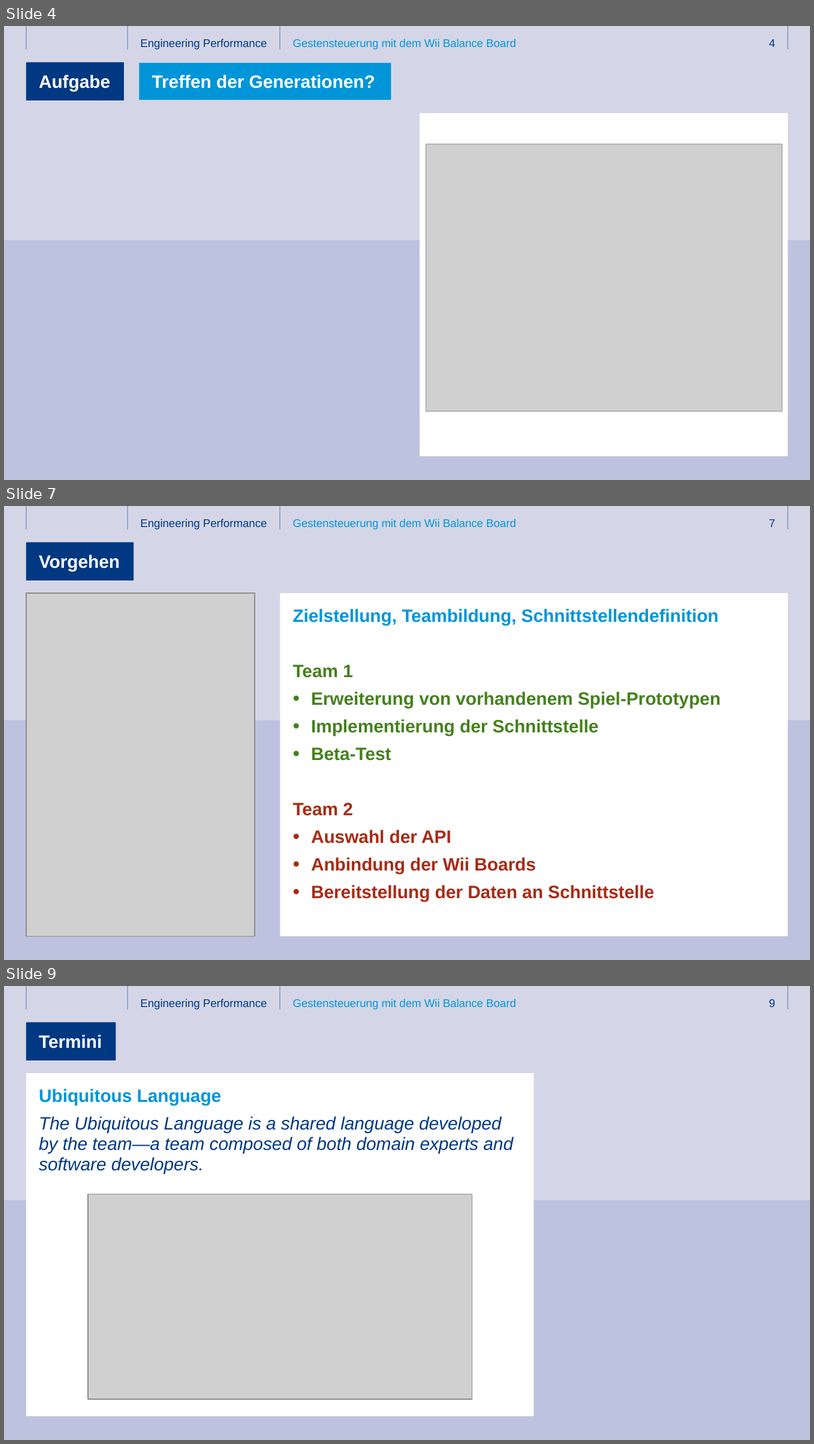
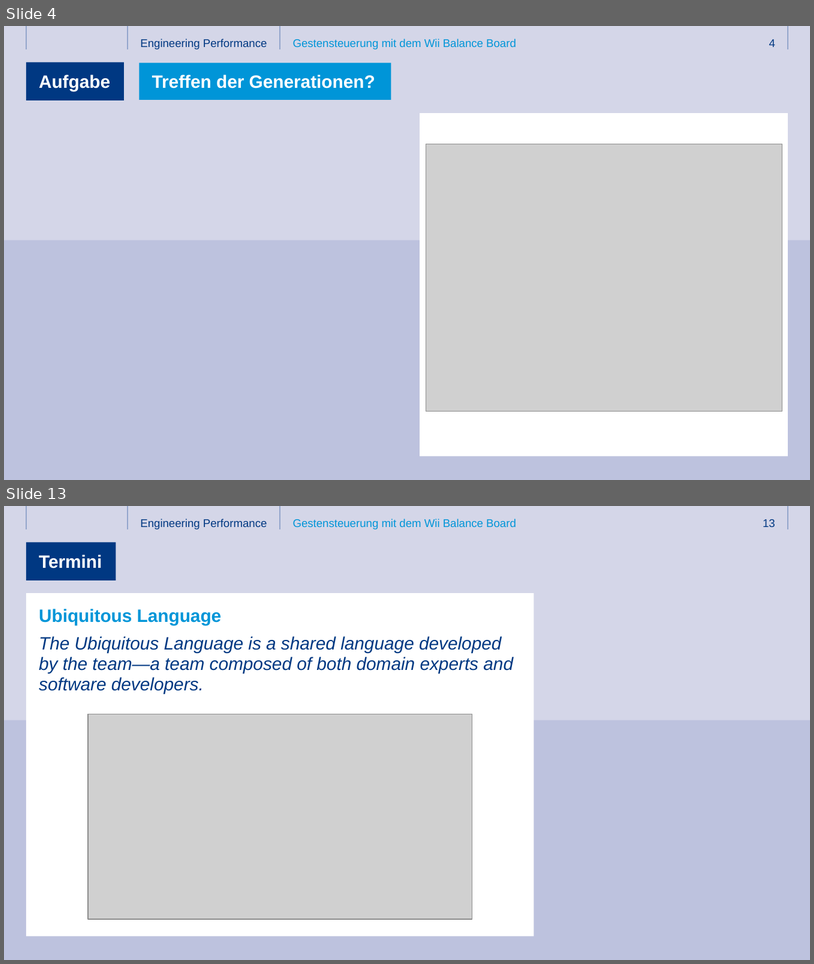
Before and after one commit to ThomasHein/3T2017, a slide deck: Folien/3T_2017_React und DDD.pptx. Shown one above the other, each under a label of ours: slides 4, 7 and 9 before the commit, slides 4 and 13 after it; the slides between them are not shown. The pictures are 814x1444 and 814x964 pixels, drawn with LibreOffice and Linux fonts; fonts in the diff are those of the drawing; grey boxes stand for pictures; background and template pictures are left out. Boxes give left, top, right and bottom in pixels: in the first picture for what was removed or moved away, otherwise in the second. Text is boxed around its words. In the diff, an @@ line names an element or a change of style, - is before the commit and + after.

```diff
--- a/Folien/3T_2017_React und DDD.pptx
+++ b/Folien/3T_2017_React und DDD.pptx
@@ slide 7 removed at (x1=4, y1=506, x2=810, y2=960), background #FFFFFF; not listed: 9 template elements that a slide beside it also shows @@
@@ title removed at (x1=26, y1=542, x2=133, y2=580) @@
-Vorgehen
@@ picture removed at (x1=27, y1=593, x2=255, y2=936) @@
@@ rectangle removed at (x1=281, y1=593, x2=789, y2=936) @@
@@ text removed at (x1=293, y1=609, x2=721, y2=901) @@
-Zielstellung, Teambildung, Schnittstellendefinition
-Team 1
-    • Erweiterung von vorhandenem Spiel-Prototypen
-    • Implementierung der Schnittstelle
-    • Beta-Test
-Team 2
-    • Auswahl der API
-    • Anbindung der Wii Boards
-    • Bereitstellung der Daten an Schnittstelle
@@ what was slide 9 is now slide 13 @@
@@ page number at (x1=763, y1=519, x2=776, y2=527): text changed @@
-9
+13
```
Also in this commit, not shown: 4 slides changed, 6 slides added, 1 other slide removed, 1 other file.
